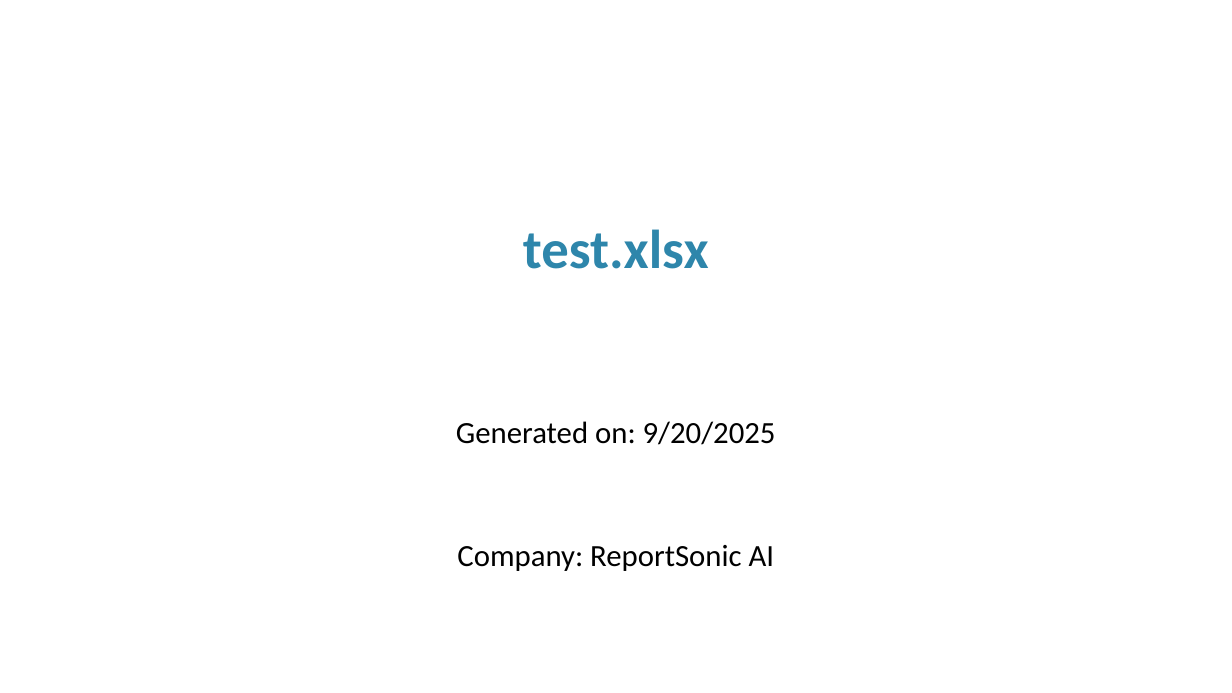
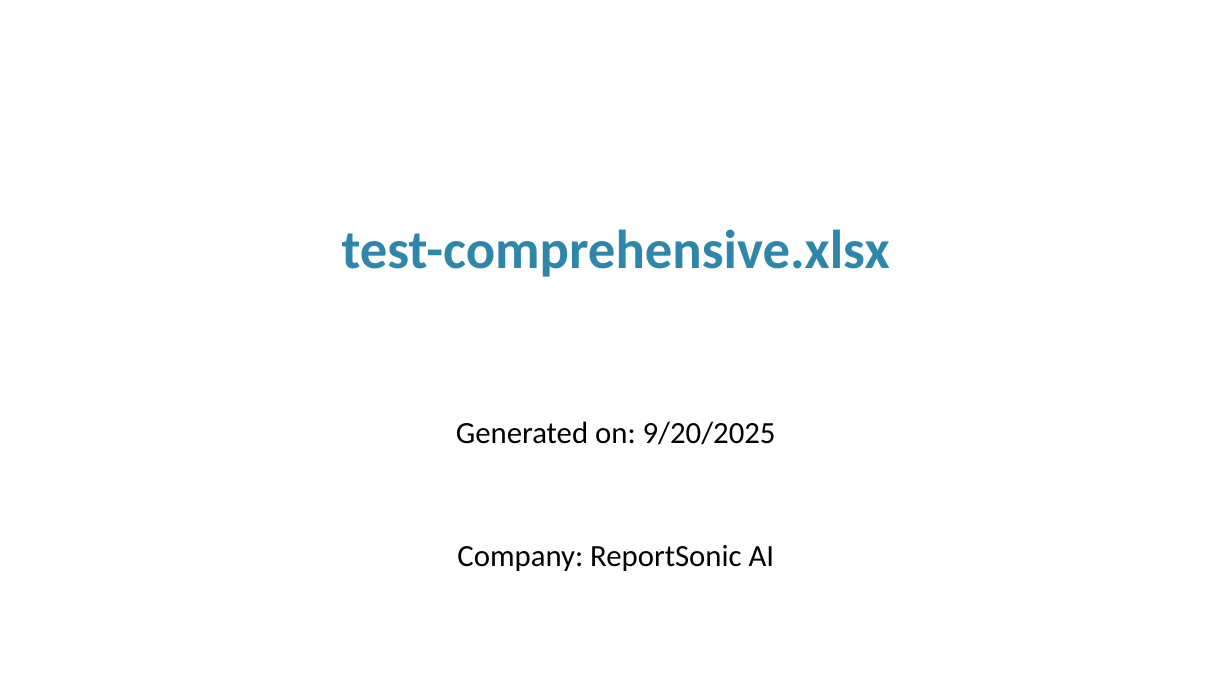
Before and after one commit to moekhoui/report-sonic, a slide deck: slide 1 of Presentation.pptx. Drawn at 1232x693 pixels with LibreOffice and Linux fonts; fonts in the diff are those of the drawing. Boxes give left, top, right and bottom in pixels: in the first picture for what was removed or moved away, otherwise in the second. Text is boxed around its words. In the diff, an @@ line names an element or a change of style, - is before the commit and + after.

```diff
--- a/Presentation.pptx
+++ b/Presentation.pptx
@@ text at (342, 229, 890, 277): text changed @@
-test.xlsx
+test-comprehensive.xlsx
```
Also in this commit, not shown: 1 other slide changed, 2 slides added, 3 other files.
